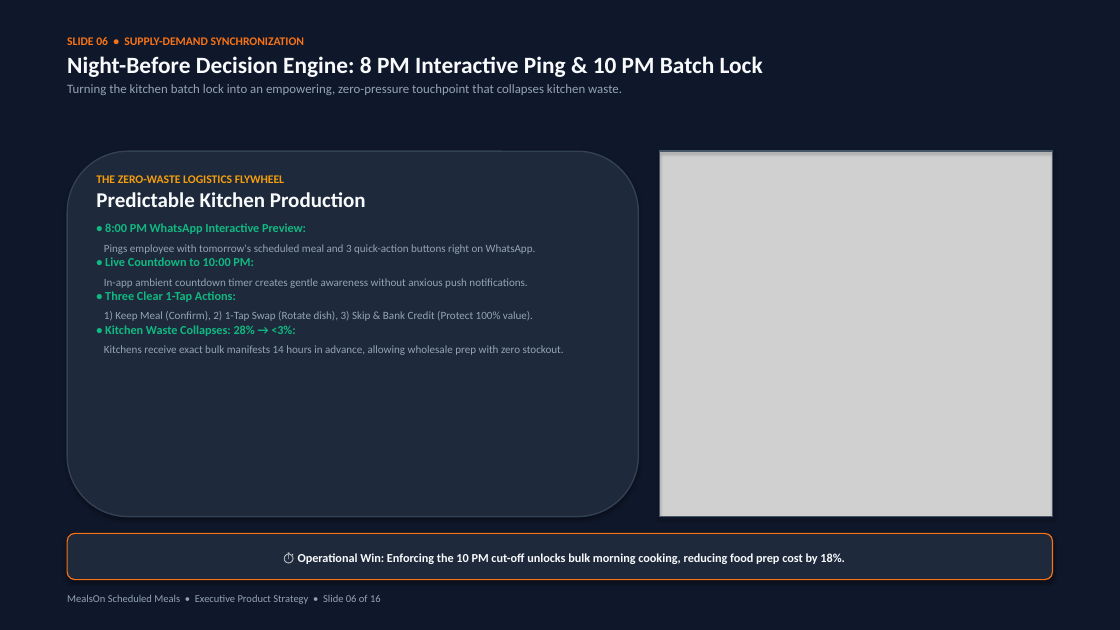
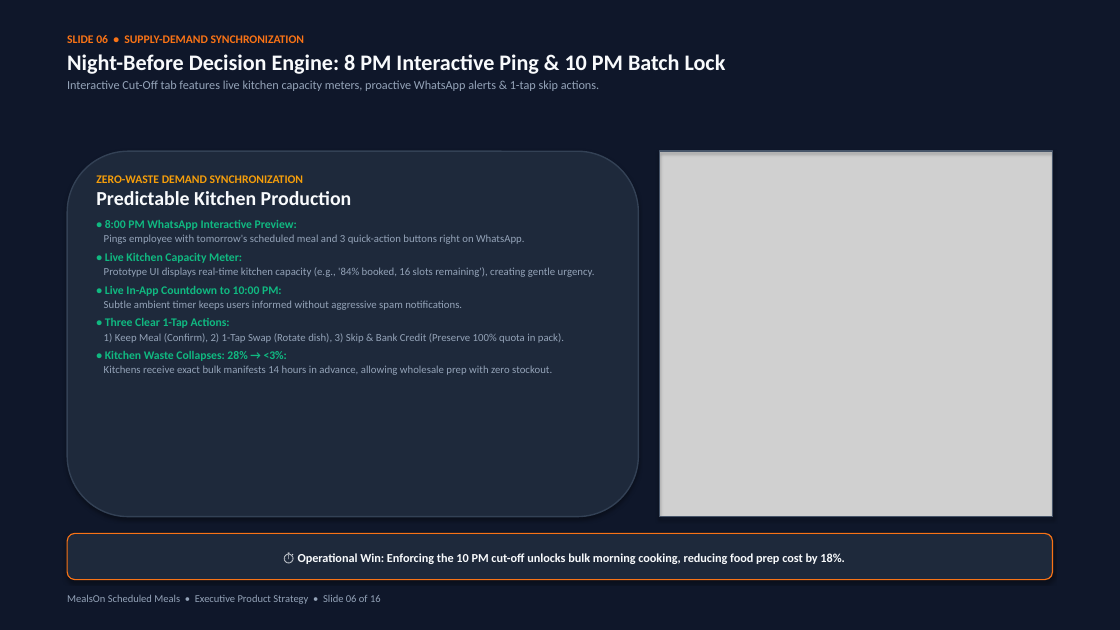
Before and after one commit to AnimeFreak95/Assignment_MealOn, a slide deck: slide 6 of dist/presentation/MealsOn_Master_Deck.pptx. Drawn at 1120x630 pixels with LibreOffice and Linux fonts; fonts in the diff are those of the drawing; grey boxes stand for pictures. Boxes give left, top, right and bottom in pixels: in the first picture for what was removed or moved away, otherwise in the second. Text is boxed around its words. In the diff, an @@ line names an element or a change of style, - is before the commit and + after.

Commit message:
feat(presentation): add interactive 16-slide HTML deck and updated master PPTX with prototype UI/UX enhancements

```diff
--- a/dist/presentation/MealsOn_Master_Deck.pptx
+++ b/dist/presentation/MealsOn_Master_Deck.pptx
@@ text at bbox=[67, 54, 726, 74]: size 20 to 19 pt in "Night-Before Decision Engine: 8 PM Interactive Ping ..." @@
@@ text at bbox=[67, 80, 599, 91]: text changed; size 11 to 10.5 pt @@
-Turning the kitchen batch lock into an empowering, zero-pressure touchpoint that collapses kitchen waste.
+Interactive Cut-Off tab features live kitchen capacity meters, proactive WhatsApp alerts & 1-tap skip actions.
@@ text at bbox=[96, 175, 304, 183]: text changed @@
-THE ZERO-WASTE LOGISTICS FLYWHEEL
+ZERO-WASTE DEMAND SYNCHRONIZATION
@@ text at bbox=[96, 191, 552, 375]: size 18 to 17 pt in "Predictable Kitchen Production"; size 10.5 to 10 pt in "• 8:00 PM WhatsApp Interactive Preview:", "• Three Clear 1-Tap Actions:", "• Kitchen Waste Collapses: 28% → <3%:"; size 9.5 to 9.2 pt in "Pings employee with tomorrow's scheduled meal and ...", "Kitchens receive exact bulk manifests 14 hours ..."; less space between paragraphs; more space between paragraphs @@
@@ text at bbox=[104, 253, 595, 310]: text changed; size 9.5 to 9.2 pt @@
-• Live Countdown to 10:00 PM:
-In-app ambient countdown timer creates gentle awareness without anxious push notifications.
+• Live Kitchen Capacity Meter:
+Prototype UI displays real-time kitchen capacity (e.g., '84% booked, 16 slots remaining'), creating gentle urgency.
+• Live In-App Countdown to 10:00 PM:
+Subtle ambient timer keeps users informed without aggressive spam notifications.
@@ text at bbox=[104, 333, 564, 343]: text changed; size 9.5 to 9.2 pt @@
-1) Keep Meal (Confirm), 2) 1-Tap Swap (Rotate dish), 3) Skip & Bank Credit (Protect 100% value).
+1) Keep Meal (Confirm), 2) 1-Tap Swap (Rotate dish), 3) Skip & Bank Credit (Preserve 100% quota in pack).
```
Also in this commit, not shown: 15 other slides changed, 39 other files.
